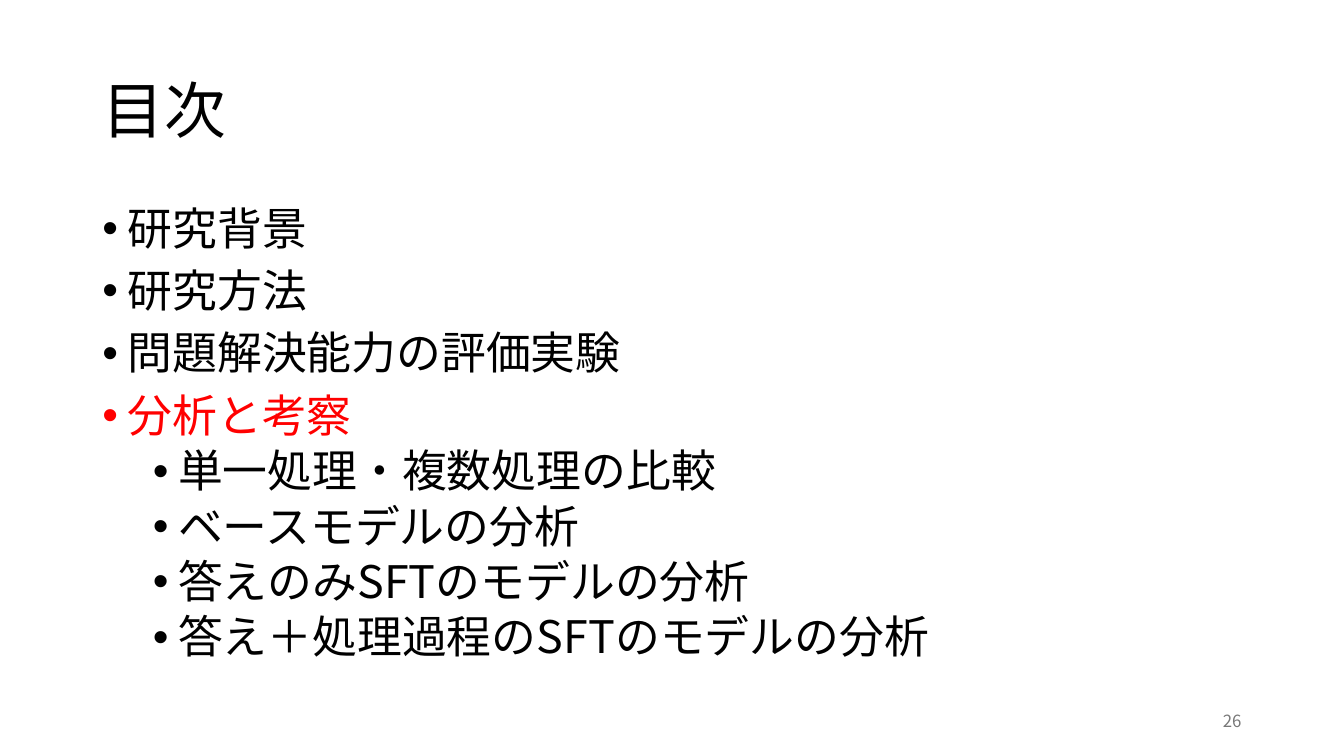
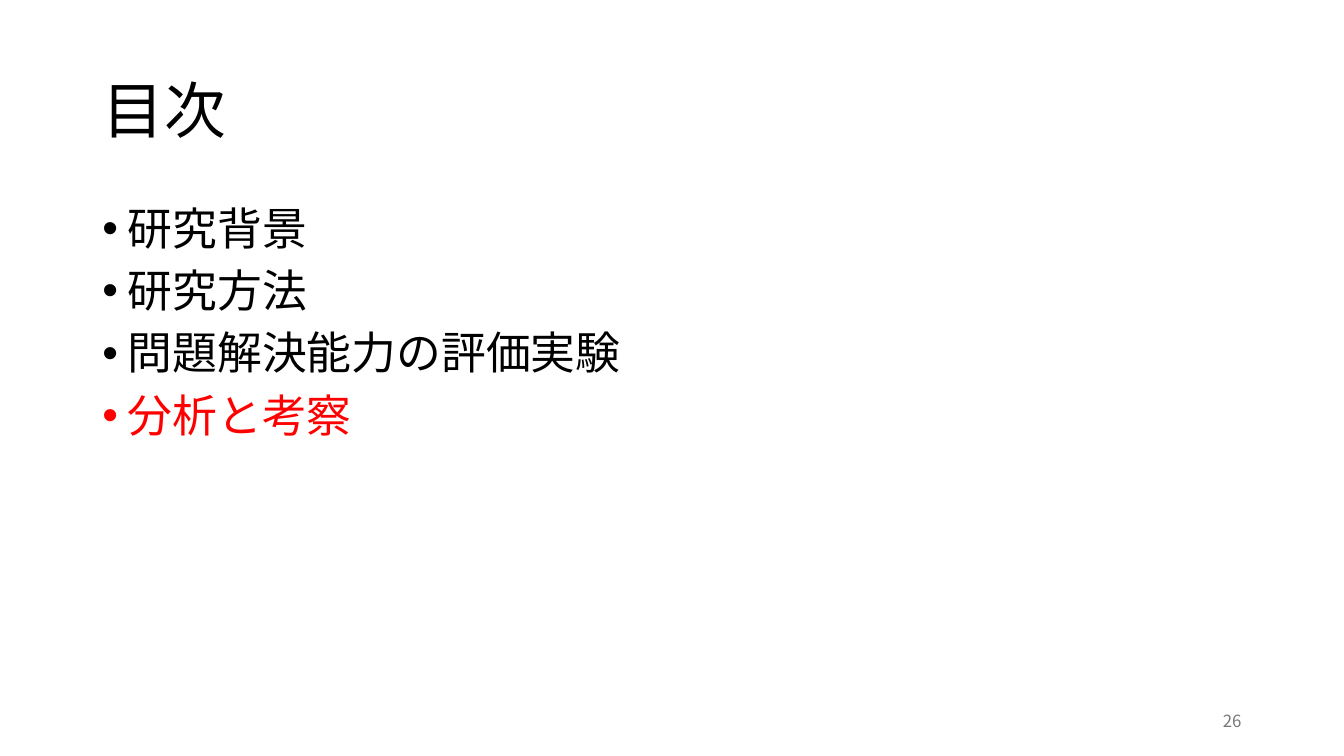
Before and after one commit to rollotea/array-task, a slide deck: slide 26 of 生成AIの追加学習による問題.pptx. Drawn at 1344x756 pixels with LibreOffice and Linux fonts; fonts in the diff are those of the drawing. Boxes give left, top, right and bottom in pixels: in the first picture for what was removed or moved away, otherwise in the second. Text is boxed around its words. In the diff, an @@ line names an element or a change of style, - is before the commit and + after.

Commit message:
Update

```diff
--- a/生成AIの追加学習による問題.pptx
+++ b/生成AIの追加学習による問題.pptx
@@ text at box(178, 449, 929, 657): paragraphs removed @@
-  • 単一処理・複数処理の比較
-  • ベースモデルの分析
-  • 答えのみSFTのモデルの分析
-  • 答え＋処理過程のSFTのモデルの分析
```
Also in this commit, not shown: 12 other slides changed.
